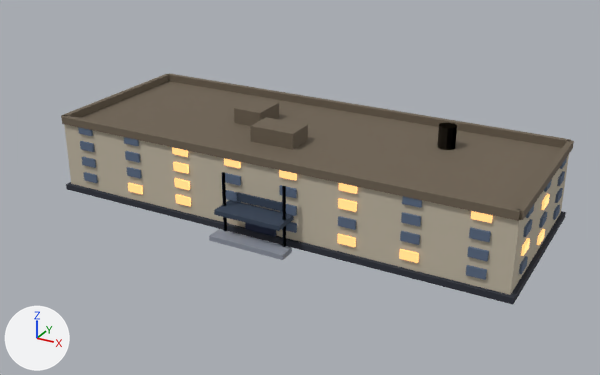
Renders of the glTF model models/girls-high.glb from each side of a commit.
Rendered twice from a camera (50 mm lens) standing at (74.8, -138.9, 72.6) and looking at (-0.1, -2.7, 4.5). Arrows for +X, +Y and +Z are at lower left; the lights stay in place. The first picture is the older version. Vertices at exactly the same position are counted once.
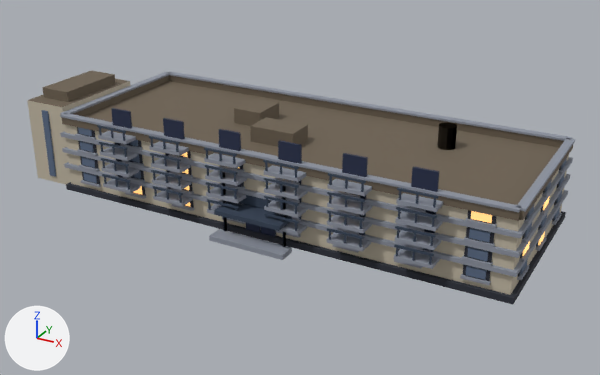
Edits to the bpy script that builds the scene:
```text
Change me_mesh_0:
    used by ob_mesh_0; location = (0.0, 0.0, 0.0)
    remove me_mesh_0.from_pydata(...)  # 847 vertices, 1266 faces; spans x -48.8..48.8, y -23.9..18.8, z 0.0..19.4
    add me_mesh_0.from_pydata(...)  # 3503 vertices, 5250 faces; spans x -59.0..48.8, y -23.9..18.8, z 0.0..20.5
    me_mesh_0 part 1: a new loose piece, a box spanning x -48.0..48.0, y 17.2..18.8, z 16.58..17.02, in mat_matte
    me_mesh_0 part 2: a new loose piece, a box spanning x -48.0..48.0, y -18.8..-17.2, z 16.58..17.02, in mat_matte
    me_mesh_0 part 3: a new loose piece, a box spanning x -48.8..-47.2, y -18.0..18.0, z 16.58..17.02, in mat_matte
    me_mesh_0 part 4: a new loose piece, a box spanning x 47.2..48.8, y -18.0..18.0, z 16.58..17.02, in mat_matte
    me_mesh_0 part 5: a new loose piece, a box spanning x -44.3..-39.7, y -18.23..-17.93, z 2.45..5.4, in mat_matte
    me_mesh_0 part 6: a new loose piece, a box spanning x -44.5..-39.5, y -18.75..-17.85, z 2.35..2.85, in mat_matte
    me_mesh_0 part 7: a new loose piece, a box spanning x -44.3..-39.7, y -18.23..-17.93, z 5.95..8.9, in mat_matte
    me_mesh_0 part 8: a new loose piece, a box spanning x -44.5..-39.5, y -18.75..-17.85, z 5.85..6.35, in mat_matte
    me_mesh_0 part 9: a new loose piece, a box spanning x -44.3..-39.7, y -18.23..-17.93, z 9.45..12.4, in mat_matte
    me_mesh_0 part 10: a new loose piece, a box spanning x -44.5..-39.5, y -18.75..-17.85, z 9.35..9.85, in mat_matte
    me_mesh_0 part 11: a new loose piece, a box spanning x -44.5..-39.5, y -18.75..-17.85, z 12.85..13.35, in mat_matte
    me_mesh_0 part 12: a new loose piece, a box spanning x -32.5..-27.5, y -18.75..-17.85, z 2.35..2.85, in mat_matte
    me_mesh_0 part 13: a new loose piece, a box spanning x -32.5..-27.5, y -18.75..-17.85, z 5.85..6.35, in mat_matte
    me_mesh_0 part 14: a new loose piece, a box spanning x -32.5..-27.5, y -18.75..-17.85, z 9.35..9.85, in mat_matte
    me_mesh_0 part 15: a new loose piece, a box spanning x -32.5..-27.5, y -18.75..-17.85, z 12.85..13.35, in mat_matte
    me_mesh_0 part 16: a new loose piece, a box spanning x -20.5..-15.5, y -18.75..-17.85, z 2.35..2.85, in mat_matte
    me_mesh_0 part 17: a new loose piece, a box spanning x -20.5..-15.5, y -18.75..-17.85, z 5.85..6.35, in mat_matte
    me_mesh_0 part 18: a new loose piece, a box spanning x -20.5..-15.5, y -18.75..-17.85, z 9.35..9.85, in mat_matte
    me_mesh_0 part 19: a new loose piece, a box spanning x -20.5..-15.5, y -18.75..-17.85, z 12.85..13.35, in mat_matte
    me_mesh_0 part 20: 8 vertices removed from x -5.0..5.0, y -18.5..-18.0, z 6.8..8.4; 2424 vertices added at x -59.0..48.8, y -21.6..18.8, z 0.0..20.5
    other edits to the shape of me_mesh_0 do not show in these pictures
```

What differs and where, as boxes [x1, y1, x2, y2] in the pictures (600 x 375 px):
'Mesh_0', reshaped (7% wider)
    before: [61, 73, 574, 304]
    after: [27, 71, 575, 304]
part 1 of me_mesh_0, added
    after: [168, 72, 572, 141]
part 2 of me_mesh_0, added
    after: [60, 113, 522, 212]
part 3 of me_mesh_0, added
    after: [60, 72, 169, 115]
part 4 of me_mesh_0, added
    after: [517, 138, 575, 212]
part 5 of me_mesh_0, added
    after: [82, 172, 100, 184]
part 6 of me_mesh_0, added
    after: [81, 180, 101, 187]
part 7 of me_mesh_0, added
    after: [80, 156, 99, 169]
part 8 of me_mesh_0, added
    after: [79, 165, 100, 172]
part 9 of me_mesh_0, added
    after: [78, 141, 97, 153]
part 10 of me_mesh_0, added
    after: [77, 149, 98, 157]
part 11 of me_mesh_0, added
    after: [75, 133, 96, 141]
part 12 of me_mesh_0, added
    after: [125, 192, 146, 199]
part 13 of me_mesh_0, added
    after: [123, 176, 145, 183]
part 14 of me_mesh_0, added
    after: [122, 160, 144, 167]
part 15 of me_mesh_0, added
    after: [120, 144, 142, 151]
part 16 of me_mesh_0, added
    after: [172, 204, 195, 211]
part 17 of me_mesh_0, added
    after: [171, 188, 194, 195]
part 18 of me_mesh_0, added
    after: [170, 171, 193, 178]
part 19 of me_mesh_0, added
    after: [168, 154, 192, 162]
part 20 of me_mesh_0, built on
    before: [237, 192, 282, 211]
    after: [27, 71, 573, 286]
